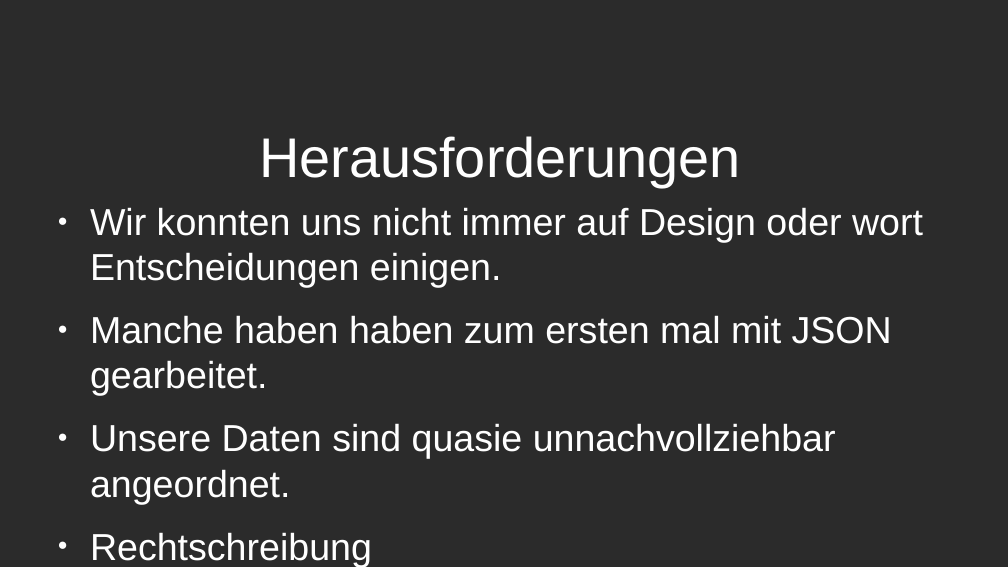
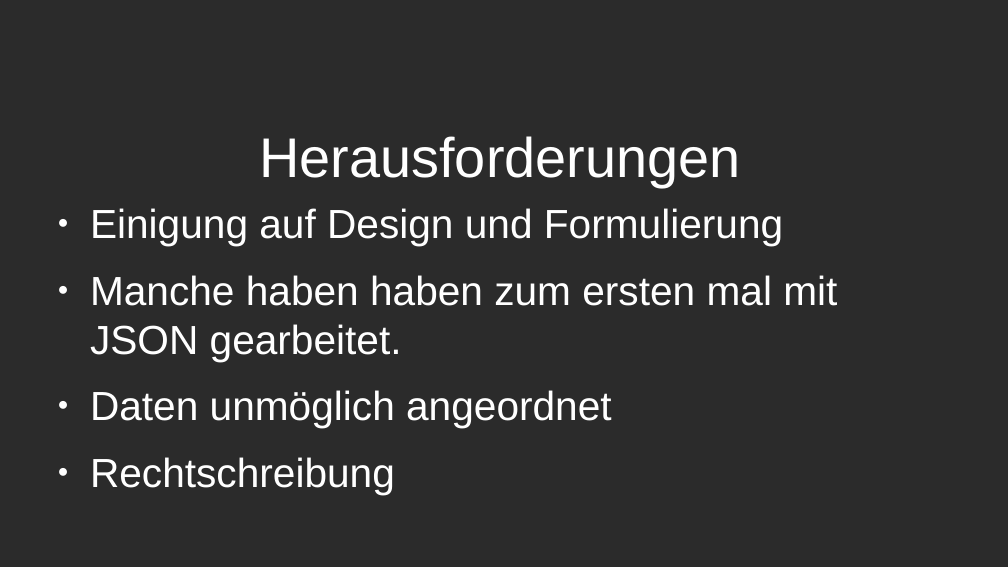
Before and after one commit to Kleefuchs/OS-Picker, a slide deck: slide 4 of Arch.odp. Drawn at 1008x567 pixels with LibreOffice and Linux fonts; fonts in the diff are those of the drawing; background and template pictures are left out; a plain dark background stands for a picture behind light text. Boxes give left, top, right and bottom in pixels: in the first picture for what was removed or moved away, otherwise in the second. Text is boxed around its words. In the diff, an @@ line names an element or a change of style, - is before the commit and + after.

```diff
--- a/Arch.odp
+++ b/Arch.odp
@@ text at bbox=[90, 208, 783, 246]: text changed; size 29.6 to 32 pt @@
-● Wir konnten uns nicht immer auf Design oder wort Entscheidungen einigen.
+● Einigung auf Design und Formulierung
@@ text at bbox=[90, 275, 837, 495]: size 29.6 to 32 pt in "Manche haben haben zum ersten mal mit ...", "Rechtschreibung" @@
@@ text at bbox=[90, 390, 612, 428]: text changed; size 29.6 to 32 pt @@
-● Unsere Daten sind quasie unnachvollziehbar angeordnet.
+● Daten unmöglich angeordnet
```
Also in this commit, not shown: 3 other slides changed, 2 slides added, 1 slide removed.
